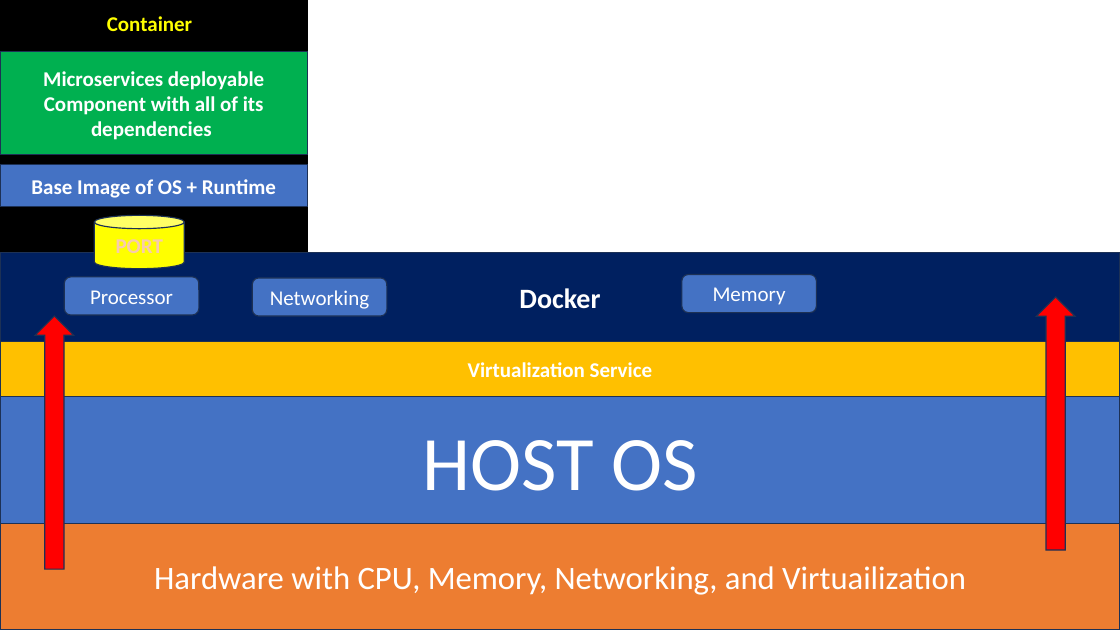
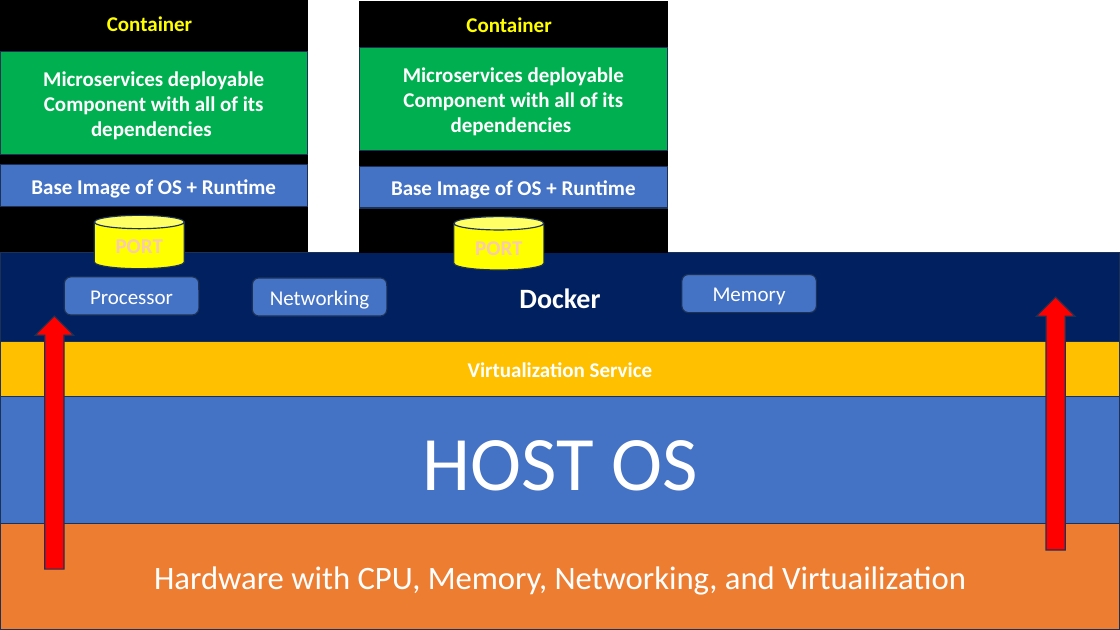
Before and after one commit to maheshsabnis/Spot_Apps, a slide deck: slide 6 of TRaiing_Images.pptx. Drawn at 1120x630 pixels with LibreOffice and Linux fonts; fonts in the diff are those of the drawing. Boxes give left, top, right and bottom in pixels: in the first picture for what was removed or moved away, otherwise in the second. Text is boxed around its words. In the diff, an @@ line names an element or a change of style, - is before the commit and + after.

```diff
--- a/TRaiing_Images.pptx
+++ b/TRaiing_Images.pptx
@@ rectangle added at (x1=360, y1=2, x2=667, y2=253), fill #000000, outline #000000 1 pt @@
@@ text added at (x1=466, y1=17, x2=551, y2=32), 18 pt, text #FFFF00, bold @@
+Container
@@ rectangle added at (x1=360, y1=48, x2=667, y2=151), fill #00B050, outline #1E3256 1 pt, 18 pt, text #FFFFFF, bold @@
+Microservices deployable Component with all of its dependencies
@@ rectangle added at (x1=360, y1=166, x2=667, y2=208), fill #4472C4, outline #1E3256 1 pt, 18 pt, text #FFFFFF, bold @@
+Base Image of OS + Runtime
@@ cylinder added at (x1=454, y1=217, x2=544, y2=271), fill #FFFF00, outline #1E3256 1 pt, 18 pt, text #F8CBAD, bold @@
+PORT
```
Also in this commit, not shown: 1 slide added, 43 other files.
